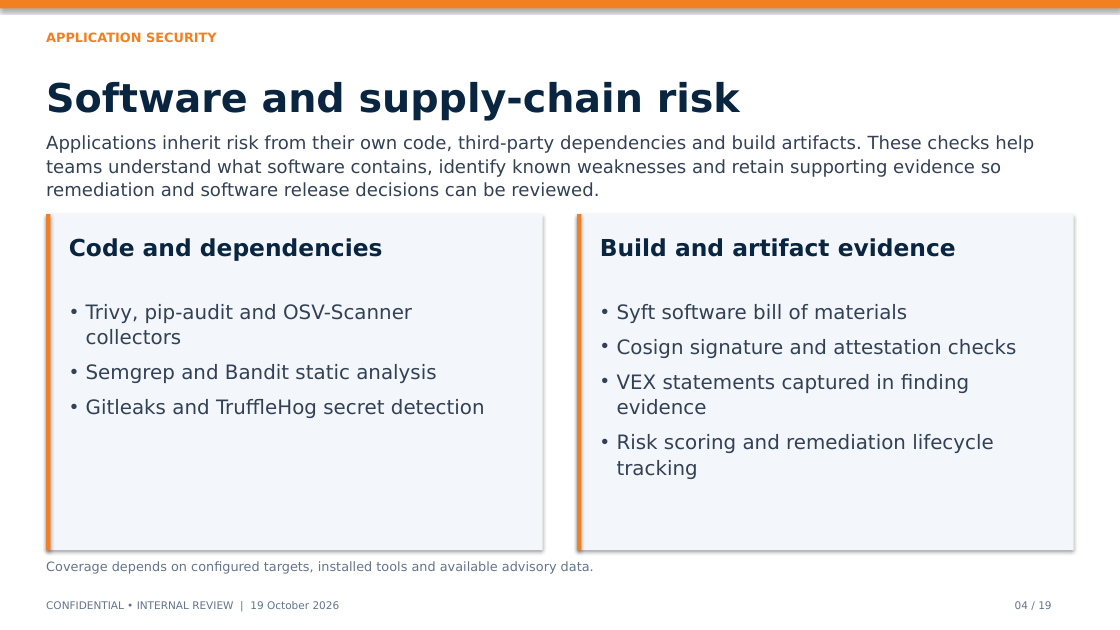
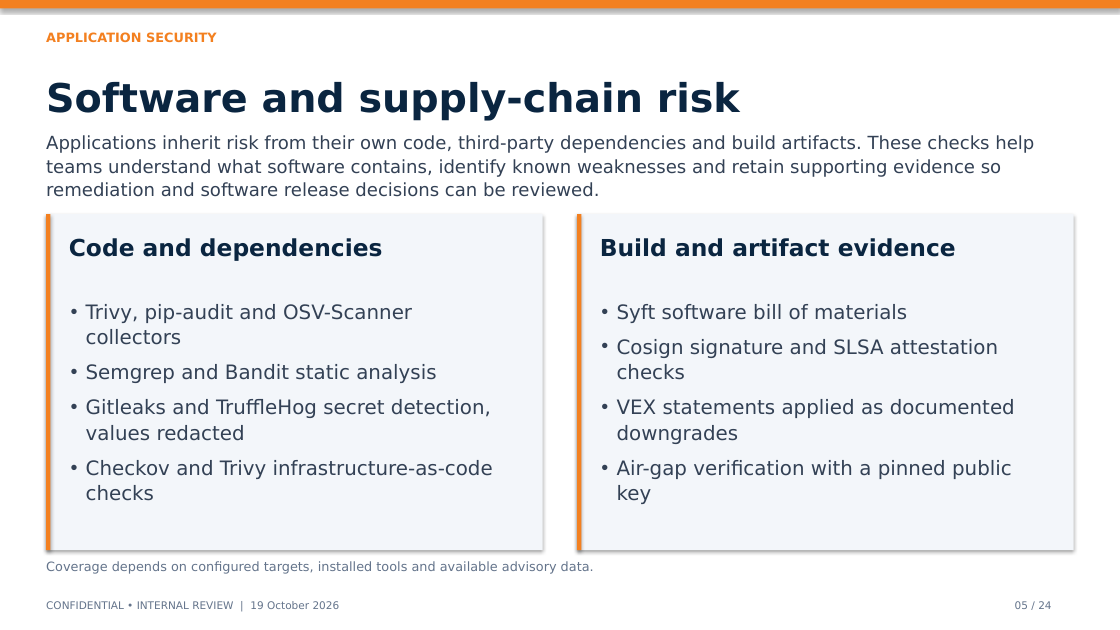
Before and after one commit to harshitrathi14/vulnsuite, a slide deck: slide 5 of VulnSuite_Executive_Deck_FINAL.pptx (slide 4 before the commit). Drawn at 1120x630 pixels with LibreOffice and Linux fonts; fonts in the diff are those of the drawing. Boxes give left, top, right and bottom in pixels: in the first picture for what was removed or moved away, otherwise in the second. Text is boxed around its words. In the diff, an @@ line names an element or a change of style, - is before the commit and + after.

```diff
--- a/VulnSuite_Executive_Deck_FINAL.pptx
+++ b/VulnSuite_Executive_Deck_FINAL.pptx
@@ text at [617, 339, 1015, 504]: text changed @@
-• Cosign signature and attestation checks
-• VEX statements captured in finding evidence
-• Risk scoring and remediation lifecycle tracking
+• Cosign signature and SLSA attestation checks
+• VEX statements applied as documented downgrades
+• Air-gap verification with a pinned public key
@@ text at [86, 399, 493, 501]: text changed @@
-• Gitleaks and TruffleHog secret detection
+• Gitleaks and TruffleHog secret detection, values redacted
+• Checkov and Trivy infrastructure-as-code checks
@@ text at [1015, 601, 1051, 609]: text changed @@
-04 / 19
+05 / 24
```
Also in this commit, not shown: 18 other slides changed, 5 slides added, 6 other files.
